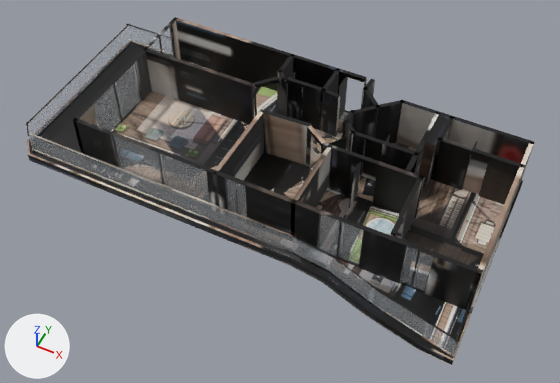
The glTF model _bake/glb/kent-44/model.glb, before and after one commit.
One viewpoint serves both versions: a 50 mm camera at (10.6, -19.6, 23.5) aimed at (1.1, -0.7, -0.1). Lighting does not change. The marker at lower left points along +X, +Y and +Z. The picture after the commit comes second. Where no turn or scale is listed for an object, it has been applied to the vertices. Vertices at exactly the same position are counted once.

Script lines for the objects in view, before the commit:
```python
mat_baked = bpy.data.materials.new('baked')
mat_baked.use_nodes = True; mat_baked.node_tree.nodes.clear()
_N = mat_baked.node_tree.nodes; _L = mat_baked.node_tree.links
n0 = _N.new('ShaderNodeBsdfPrincipled'); n0.name = 'Principled BSDF'
n1 = _N.new('ShaderNodeOutputMaterial'); n1.name = 'Material Output'
n2 = _N.new('ShaderNodeTexImage'); n2.name = 'Image Texture'
n2.image = img_model_glb
n3 = _N.new('ShaderNodeMapping'); n3.name = 'Mapping'
n3.inputs[1].default_value = (0.00131, -12.61, 0.0)  # 'Location'
n3.inputs[3].default_value = (15.96, 13.45, 1.0)  # 'Scale'
n4 = _N.new('ShaderNodeUVMap'); n4.name = 'UV Map'
n4.uv_map = 'UVMap'
_L.new(n0.outputs[0], n1.inputs[0])  # 'BSDF' to 'Surface'
_L.new(n2.outputs[0], n0.inputs[0])  # 'Color' to 'Base Color'
_L.new(n3.outputs[0], n2.inputs[0])  # 'Vector' to 'Vector'
_L.new(n4.outputs[0], n3.inputs[0])  # 'UV' to 'Vector'
me_mesh_0 = bpy.data.meshes.new('Mesh_0')
me_mesh_0.from_pydata(...)  # 3182 vertices, 5732 faces; spans x 0.0..19.8, y -10.0..0.0, z 0.0..2.6
me_mesh_0.materials.append(mat_baked)
me_mesh_5 = bpy.data.meshes.new('Mesh_5')
me_mesh_5.from_pydata(...)  # 8 vertices, 12 faces; spans x 16.37..18.75, y -9.6..-9.06, z 0.36..1.36
me_mesh_5.materials.append(mat_glass_rt)  # white #edf3f9
me_mesh_6 = bpy.data.meshes.new('Mesh_6')
me_mesh_6.from_pydata(...)  # 8 vertices, 12 faces; spans x 14.41..16.54, y -9.11..-8.43, z 0.36..1.36
me_mesh_6.materials.append(mat_glass_rt)  # white #edf3f9
ob_mesh_0 = bpy.data.objects.new('Mesh_0', me_mesh_0)
ob_mesh_0.location = (-9.96, 4.99, -0.36)
ob_mesh_5 = bpy.data.objects.new('Mesh_5', me_mesh_5)
ob_mesh_5.location = (-9.96, 4.99, -0.36)
ob_mesh_6 = bpy.data.objects.new('Mesh_6', me_mesh_6)
ob_mesh_6.location = (-9.96, 4.99, -0.36)
# also in view: 'Mesh_2' at (-3.1, -3.3, 0.5); 'Mesh_13' at (0.4, -2.7, 1.1); 'Mesh_4' at (9.2, -4.7, 0.5); 'Mesh_12' at (-3.0, -2.7, 1.1); 'Mesh_11' at (-7.0, -0.1, 1.1)
```
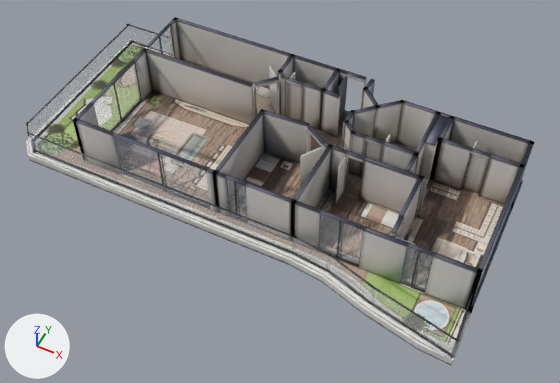
Scene script edits in JSON lines:
```json
{"block": "mat_baked", "where": "n3 = _N.new('ShaderNodeMapping'); n3.name = 'Mapping'"}
{"op": "set", "path": "n3.inputs[1].default_value", "old": "(0.00131, -12.61, 0.0)", "new": "(0.00161, -14.96, 0.0)", "note": "'Location'"}
{"op": "set", "path": "n3.inputs[3].default_value", "old": "(15.96, 13.45, 1.0)", "new": "(13.07, 15.96, 1.0)", "note": "'Scale'"}
{"block": "me_mesh_0", "where": "me_mesh_0.from_pydata(...)  # 3182 vertices, 5732 faces; spans x 0.0..19.8, y -10.0..0.0, z 0.0..2.6"}
{"block": "me_mesh_0", "where": "# used by ob_mesh_0; location = (-9.96, 4.99, -0.36)"}
{"block": "me_mesh_0", "change": "me_mesh_0 part 1: the loose piece of 8 vertices spanning x 14.0, y -4.6..-4.4, z 0.4..2.5 is moved by (-0.6, 0.0, 0.0)"}
{"block": "me_mesh_0", "change": "me_mesh_0 part 2: the loose piece of 8 vertices spanning x 14.7, y -4.6..-4.4, z 0.4..2.5 is moved by (-0.6, 0.0, 0.0)"}
{"block": "me_mesh_0", "change": "me_mesh_0 part 3: 282 of 3182 vertices moved; they spanned x 9.1..15.8, y -5.3..-0.2, z 0.4..2.6 and now span x 8.3..16.7, y -5.4..-0.2, z 0.4..2.6; mean shift (-0.3, 0.0, 0.0); largest move (13.0, -3.6, 2.4) -> (11.9, -5.4, 0.4)"}
{"block": "me_mesh_0", "change": "me_mesh_0 part 4: 3971 kept faces spanning x 0.0..19.8, y -10.0..0.0, z 0.0..2.6 get new texture (UV) coordinates"}
```

What differs and where, as boxes [x1, y1, x2, y2] in the pictures (560 x 383 px; the box of a moved part takes in the faces that stretch with it):
```json
{"object": "Mesh_0", "change": "surface changed, reshaped", "before": [25, 17, 534, 366], "after": [25, 17, 534, 366], "on screen": "black to grey"}
{"part": 1, "of": "me_mesh_0", "change": "moved or reshaped", "before": [357, 161, 361, 195], "after": [344, 156, 347, 189]}
{"part": 2, "of": "me_mesh_0", "change": "moved or reshaped", "before": [372, 167, 378, 204], "after": [359, 162, 364, 199]}
{"part": 3, "of": "me_mesh_0", "change": "moved or reshaped", "before": [278, 72, 425, 218], "after": [269, 66, 428, 218]}
{"part": 4, "of": "me_mesh_0", "change": "surface changed", "before": [26, 20, 534, 366], "after": [26, 20, 534, 366], "on screen": "black to grey"}
```
